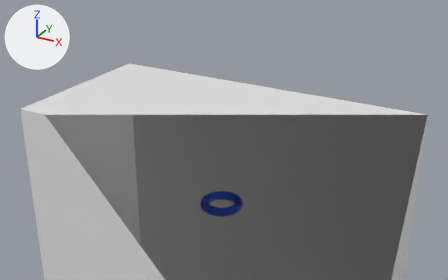
The glTF model resources/gltf/Level3.glb as it was, and as the next commit left it.
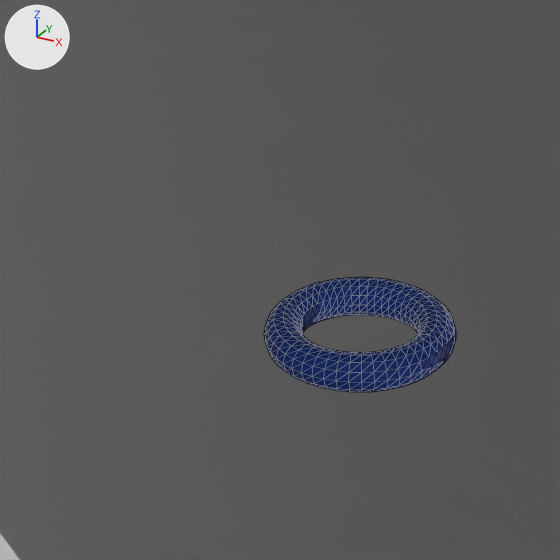
There are two pictures of each version: one whole from a camera (50 mm lens) standing at (15.48, -27.87, 17.28) and looking at (-0.34, 0.89, 2.9), one close up on the part from 32% to 59% of the width and 46% to 91% of the height. Every picture has the same lights, and +X, +Y and +Z are marked at upper left. The close-ups show mesh edges as thin lines. Everything nearer to the camera than a plane just in front of the edit is cut away.

The first close-up shows 'Plane.022', 'spawn.004'.
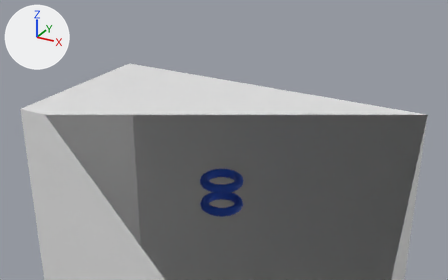
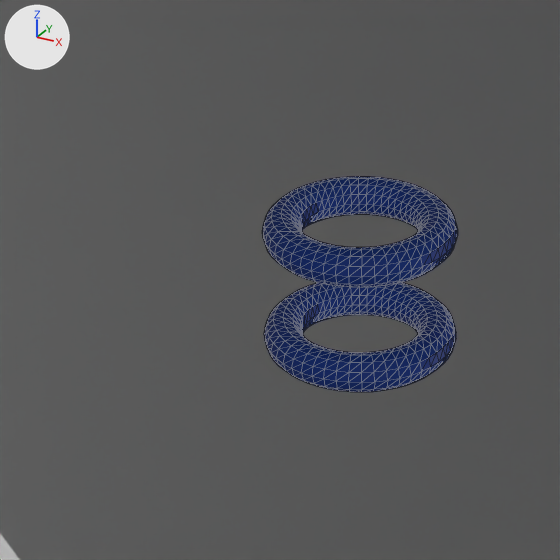
Commit message: fix level index

Boxes (x1, y1, x2, y2) around the edits, measured in the close-ups (560 x 560 px):
'spawn.005', added (blue): after (262, 176, 458, 288)

What changed in the scene script:
```text
Add me_torus_011:
    me_torus_011.from_pydata(...)  # a torus around z (ring radius 1.0, tube radius 0.25) spanning x -1.25..1.25, y -1.25..1.25, z 0.5..1.0
    me_torus_011.materials.append(mat_spawn)  # blue #3465e7
Add ob_spawn_005:
    ob_spawn_005 = bpy.data.objects.new('spawn.005', me_torus_011)
    ob_spawn_005.location = (0.0, 0.0, 0.0)
```
